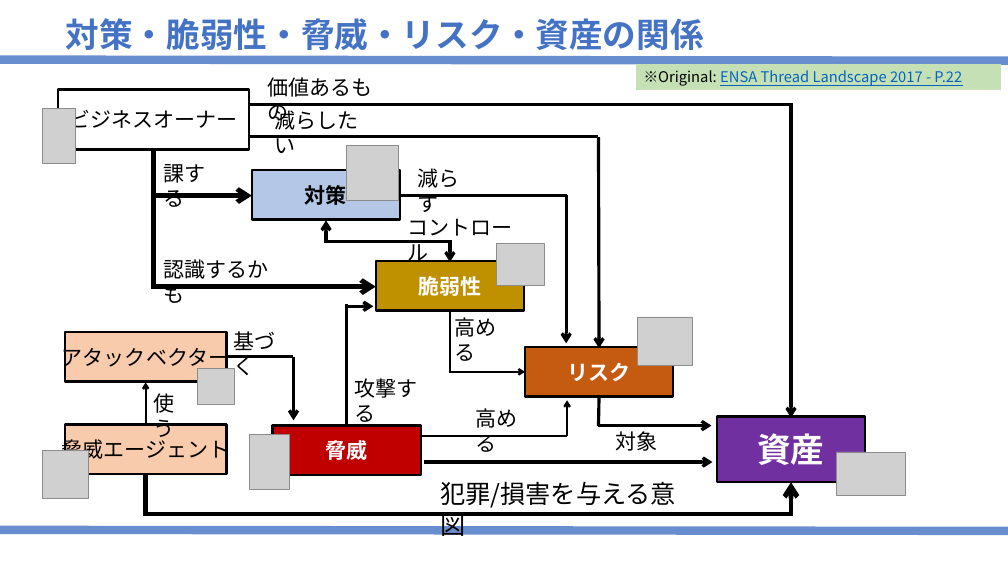
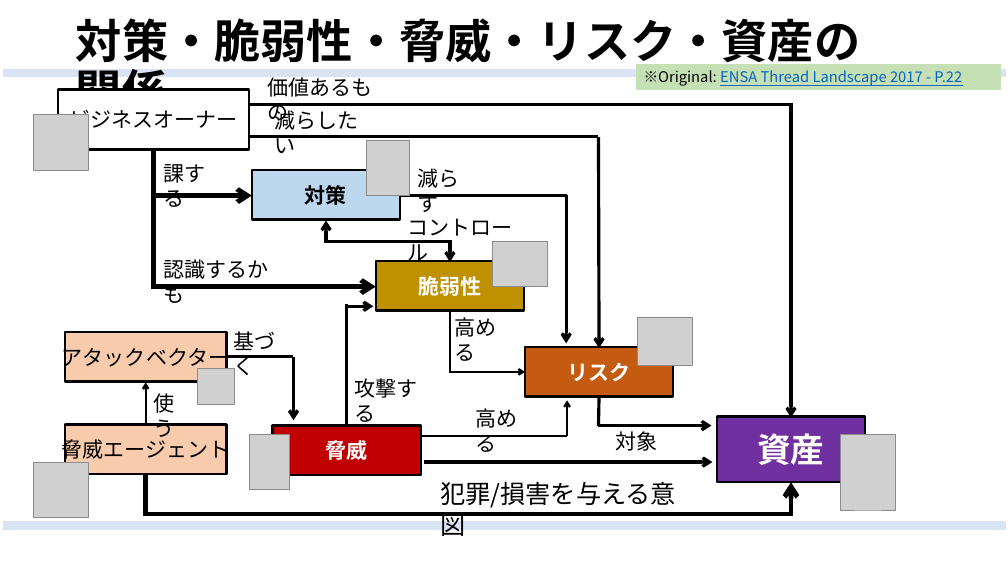
Before and after one commit to zash11o/Materials, a slide deck: slide 1 of Original_Format/対策・脆弱性・脅威・リスク・資産の関係.pptx. Drawn at 1008x567 pixels with LibreOffice and Linux fonts; fonts in the diff are those of the drawing; grey boxes stand for pictures. Boxes give left, top, right and bottom in pixels: in the first picture for what was removed or moved away, otherwise in the second. Text is boxed around its words. In the diff, an @@ line names an element or a change of style, - is before the commit and + after.

```diff
--- a/Original_Format/対策・脆弱性・脅威・リスク・資産の関係.pptx
+++ b/Original_Format/対策・脆弱性・脅威・リスク・資産の関係.pptx
@@ title "対策・脆弱性・脅威・リスク・資産の関係": place and size @@
-title "対策・脆弱性・脅威・リスク・資産の関係" at (66, 18, 704, 57)
+title "対策・脆弱性・脅威・リスク・資産の関係" at (76, 18, 860, 120)
@@ title "対策・脆弱性・脅威・リスク・資産の関係" at (76, 18, 860, 120): size 32 to 44 pt, text colour #4472C4 to #000000 @@
@@ page number: place and size @@
-page number at (972, 56, 992, 58)
+page number at (960, 64, 983, 72)
@@ page number at (960, 64, 983, 72): size 32 to 36 pt; vertical alignment middle to top @@
@@ line moved from (0, 60) - (1008, 60) to (3, 73) - (1006, 73) @@
@@ picture: place and size @@
-picture at (43, 109, 76, 164)
+picture at (34, 115, 89, 170)
@@ picture removed at (347, 146, 399, 201) @@
@@ picture added at (367, 141, 410, 196) @@
@@ rectangle "対策" at (252, 170, 400, 219): fill #B4C7E7 to #BDD7EE @@
@@ picture: place and size @@
-picture at (496, 243, 544, 285)
+picture at (493, 241, 548, 287)
@@ picture: place and size @@
-picture at (836, 452, 906, 496)
+picture at (841, 435, 896, 510)
@@ picture added at (34, 462, 89, 517) @@
@@ picture removed at (43, 451, 89, 499) @@
@@ line moved from (0, 530) - (1008, 531) to (3, 526) - (1006, 526) @@
```
Also in this commit, not shown: 1 other file.
